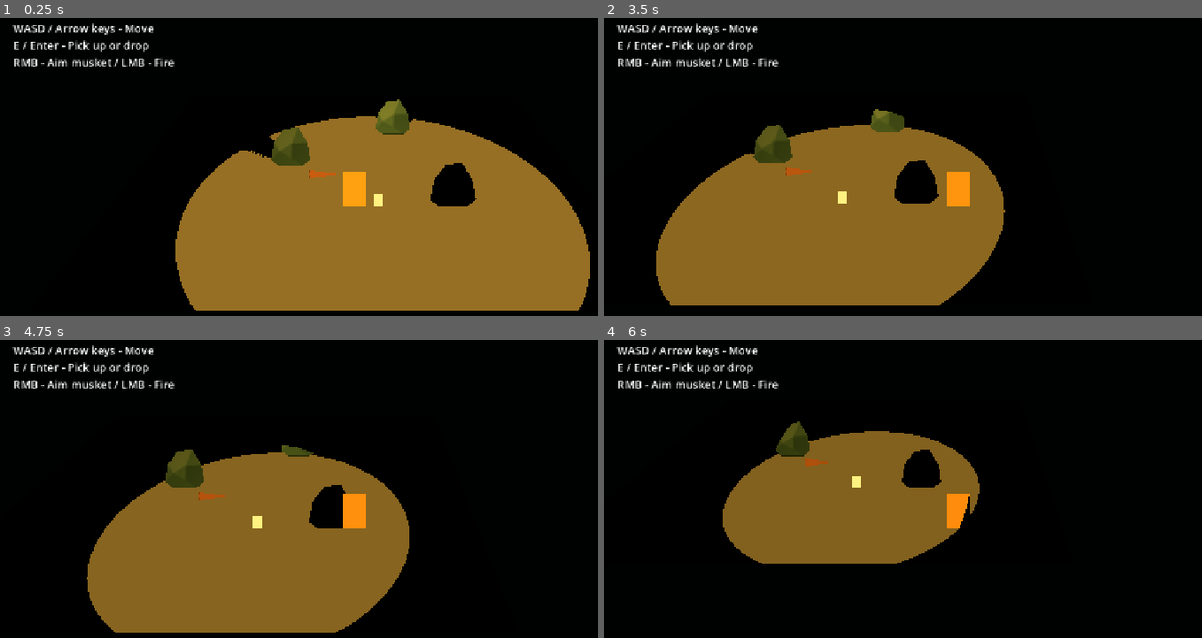
Above: before the commit, frames 1-4 (two rows, left to right).
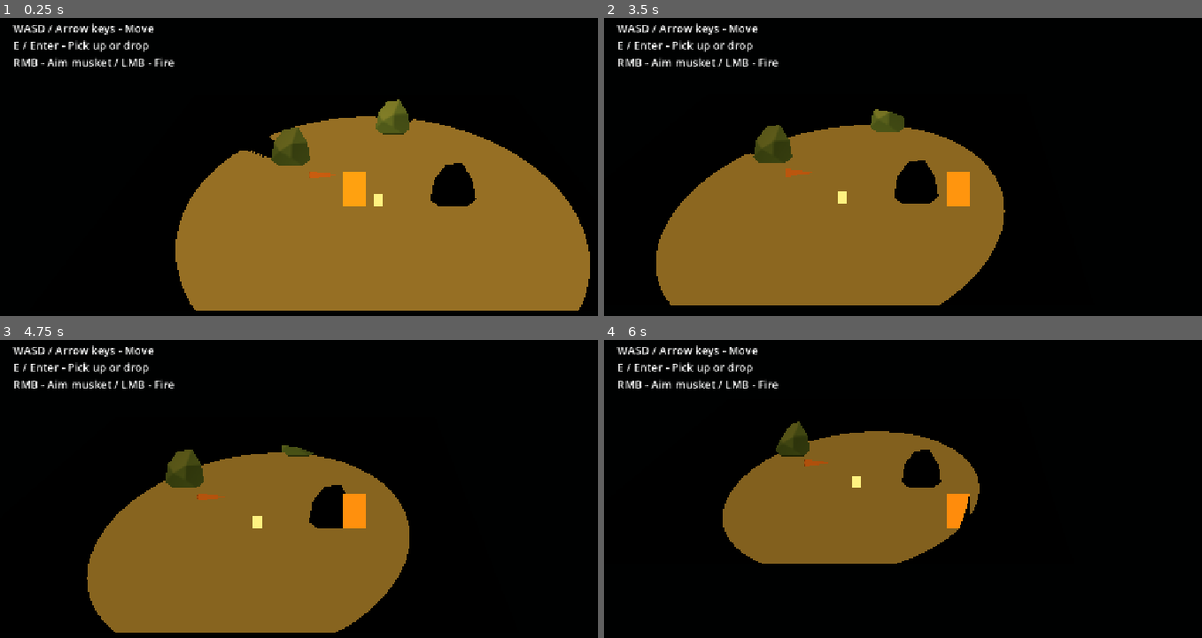
Above: after the commit, the same moments.

Repository: martindzejky/ld60
Game: Godot game, scene res://scenes/main.tscn
The game is run twice, just before and just after one commit, with the same random seed, the same clock (stepped at 60 frames per second) and the same inputs.
Inputs (mouse positions are in pixels of both pictures, inside the frame that each line leads up to):
- Up to frame 1 (0.25 s): no input
- Up to frame 2 (3.5 s): move the mouse to (1112, 187) at 0.52 s; press the mouse at (1112, 187) at 0.53 s; hold D (move_right) 0.53-1.28 s; move the mouse to (819, 226) at 1.27 s; release the mouse at (819, 226) at 1.28 s; hold S (move_down) 1.28-2.03 s; right-click (819, 226) at 1.35 s; click (819, 226) at 1.55 s; move the mouse to (1028, 119) at 2.02 s; hold D (move_right) 2.03-2.78 s; hold Shift (dash) 2.03-2.78 s; click (1028, 119) at 2.3 s; move the mouse to (920, 289) at 2.77 s; hold W (move_up) from 2.78 s (still down); click (920, 289) at 2.85 s
- Up to frame 3 (4.75 s): move the mouse to (568, 590) at 3.52 s; release W (move_up) at 3.53 s; hold E (interact) 3.53-4.28 s; hold A (move_left) from 3.53 s (still down); click (568, 590) at 3.8 s; move the mouse to (143, 471) at 4.27 s; click (143, 471) at 4.35 s
- Up to frame 4 (6 s): move the mouse to (992, 530) at 5.02 s; release A (move_left) at 5.03 s; hold S (move_down) 5.03-5.78 s; hold Right mouse button (aim_musket) 5.03-5.78 s; click (992, 530) at 5.3 s; move the mouse to (849, 429) at 5.77 s; hold D (move_right) from 5.78 s (still down); tap Shift (dash) at 5.85 s

The runs differ from the first frame. In frame 1, less than 0.1% of the frame differs, in the area x 51-57%, y 51-54%; in frame 2, less than 0.1%, in the area x 30-35%, y 50-54%; in frame 3, less than 0.1%; in frame 4, less than 0.1%.

Commit message:
Musket hitscan and shot effects

Diff:
--- /dev/null
+++ b/effects/musket_smoke.tscn
@@ -0,0 +1,47 @@
+[gd_scene format=3]
+
+[ext_resource type="Texture2D" path="res://sprites/smoke.svg" id="1"]
+
+[sub_resource type="StandardMaterial3D" id="material"]
+transparency = 1
+shading_mode = 0
+vertex_color_use_as_albedo = true
+albedo_texture = ExtResource("1")
+billboard_mode = 3
+billboard_keep_scale = true
+
+[sub_resource type="QuadMesh" id="sprite"]
+material = SubResource("material")
+size = Vector2(0.4, 0.4)
+
+[sub_resource type="Gradient" id="fade"]
+colors = PackedColorArray(0.65, 0.65, 0.65, 0.45, 0.4, 0.4, 0.4, 0)
+
+[sub_resource type="Curve" id="growth"]
+min_value = 0.0
+max_value = 2.0
+_data = [Vector2(0, 0.4), 0.0, 0.0, 0, 0, Vector2(1, 1.6), 0.0, 0.0, 0, 0]
+point_count = 2
+
+[node name="musket_smoke" type="CPUParticles3D"]
+cast_shadow = 0
+amount = 18
+lifetime = 1.6
+one_shot = true
+explosiveness = 1.0
+randomness = 0.3
+local_coords = false
+mesh = SubResource("sprite")
+emission_shape = 1
+emission_sphere_radius = 0.12
+direction = Vector3(0, 1, 0)
+spread = 45.0
+gravity = Vector3(0, 0.15, 0)
+initial_velocity_min = 0.3
+initial_velocity_max = 0.7
+scale_amount_min = 0.7
+scale_amount_max = 1.3
+scale_amount_curve = SubResource("growth")
+color_ramp = SubResource("fade")
+
+[connection signal="finished" from="." to="." method="queue_free"]
--- /dev/null
+++ b/effects/muzzle_flash.tscn
@@ -0,0 +1,30 @@
+[gd_scene format=3]
+
+[ext_resource type="Script" path="res://scripts/muzzle_flash.gd" id="1"]
+
+[sub_resource type="Gradient" id="color"]
+colors = PackedColorArray(1, 0.8, 0.35, 1, 1, 0.8, 0.35, 1)
+
+[sub_resource type="GradientTexture2D" id="texture"]
+gradient = SubResource("color")
+width = 1
+height = 1
+
+[node name="muzzle_flash" type="Node3D" node_paths=PackedStringArray("beam", "light")]
+script = ExtResource("1")
+beam = NodePath("beam")
+light = NodePath("light")
+
+[node name="beam" type="Sprite3D" parent="."]
+cast_shadow = 0
+pixel_size = 1.0
+texture = SubResource("texture")
+
+[node name="light" type="OmniLight3D" parent="."]
+light_color = Color(1, 0.85, 0.55, 1)
+light_energy = 5.0
+light_specular = 0.0
+shadow_enabled = true
+shadow_blur = 0.0
+omni_range = 9.0
+omni_attenuation = 0.0
--- a/objects/musket.tscn
+++ b/objects/musket.tscn
@@ -4,24 +4,33 @@
 [ext_resource type="Script" path="res://scripts/camera_facing.gd" id="2"]
 [ext_resource type="Texture2D" path="res://sprites/musket.svg" id="3"]
 [ext_resource type="Shader" path="res://shaders/sprite_lighting.gdshader" id="4"]
+[ext_resource type="PackedScene" path="res://effects/muzzle_flash.tscn" id="5"]
+[ext_resource type="PackedScene" path="res://effects/musket_smoke.tscn" id="6"]
 
 [sub_resource type="ShaderMaterial" id="material"]
 shader = ExtResource("4")
 shader_parameter/sprite_texture = ExtResource("3")
 shader_parameter/omnidirectional = true
 
-[node name="musket" type="Node3D" node_paths=PackedStringArray("sprite", "visuals")]
+[node name="musket" type="Node3D" node_paths=PackedStringArray("sprite", "visuals", "muzzle")]
 script = ExtResource("1")
 sprite = NodePath("visuals/sprite")
 visuals = NodePath("visuals")
+muzzle = NodePath("visuals/sprite/muzzle")
+flash_scene = ExtResource("5")
+smoke_scene = ExtResource("6")
 
 [node name="visuals" type="Node3D" parent="."]
+position = Vector3(0, 0.18, 0)
 script = ExtResource("2")
 
 [node name="sprite" type="Sprite3D" parent="visuals"]
 cast_shadow = 0
 material_override = SubResource("material")
 pixel_size = 0.015
-offset = Vector2(48, 12)
+offset = Vector2(48, 0)
 alpha_cut = 1
 texture = ExtResource("3")
+
+[node name="muzzle" type="Marker3D" parent="visuals/sprite"]
+position = Vector3(1.44, 0, 0)
--- a/scripts/musket.gd
+++ b/scripts/musket.gd
@@ -3,9 +3,15 @@
 
 signal equipped
 signal aiming_changed(aiming: bool)
+signal fired(hit: Dictionary)
 
 @export var sprite: Sprite3D
 @export var visuals: CameraFacing
+@export var muzzle: Marker3D
+@export var flash_scene: PackedScene
+@export var smoke_scene: PackedScene
+@export var shot_range: float = 30.0
+@export var ray_height: float = 0.1
 
 var is_owned: bool = false
 var is_aiming: bool = false
@@ -33,6 +39,27 @@
   sprite.rotation.z = Vector2(direction.x * mirror, -direction.y).angle()
 
 
-func fire() -> void:
-  if is_aiming:
-    print('Musket fired')
+func fire(origin: Vector3, target: Vector3, excluded_body: RID) -> Dictionary:
+  if not is_aiming:
+    return {}
+  var direction := Vector3(target.x - origin.x, 0.0, target.z - origin.z)
+  if direction.is_zero_approx():
+    return {}
+
+  var start := origin + Vector3.UP * ray_height
+  var end := start + direction.normalized() * minf(direction.length(), shot_range)
+  var query := PhysicsRayQueryParameters3D.create(start, end, 1, [excluded_body])
+  var hit := get_world_3d().direct_space_state.intersect_ray(query)
+  if not hit.is_empty():
+    end = hit.position
+
+  var flash := flash_scene.instantiate() as MuzzleFlash
+  get_tree().current_scene.add_child(flash)
+  flash.play(muzzle.global_position, end)
+  var smoke := smoke_scene.instantiate() as CPUParticles3D
+  smoke.top_level = true
+  smoke.position = muzzle.global_position
+  get_tree().current_scene.add_child(smoke)
+  print('Musket fired: ', hit.get('collider', 'miss'))
+  fired.emit(hit)
+  return hit
--- /dev/null
+++ b/scripts/muzzle_flash.gd
@@ -0,0 +1,22 @@
+class_name MuzzleFlash
+extends Node3D
+
+@export var beam: Sprite3D
+@export var light: OmniLight3D
+@export var duration: float = 0.1
+@export var width: float = 0.035
+
+
+func play(start: Vector3, end: Vector3) -> void:
+  global_position = start
+  var direction := start.direction_to(end)
+  var camera := get_viewport().get_camera_3d()
+  var side := camera.global_basis.z.cross(direction).normalized()
+  beam.global_position = (start + end) * 0.5
+  beam.global_basis = Basis(direction, side, direction.cross(side)).scaled_local(
+    Vector3(start.distance_to(end), width, 1.0)
+  )
+  var tween := create_tween().set_parallel(true)
+  tween.tween_property(light, 'light_energy', 0.0, duration)
+  tween.tween_property(beam, 'modulate:a', 0.0, duration)
+  tween.chain().tween_callback(queue_free)
--- a/scripts/player.gd
+++ b/scripts/player.gd
@@ -21,6 +21,7 @@
 var _recovery_timer: Timer = Timer.new()
 var _cooldown_timer: Timer = Timer.new()
 var _item_parent: Node
+var _shot_requested: bool = false
 
 
 func _ready() -> void:
@@ -55,8 +56,7 @@
   elif event.is_action_pressed('wind_lantern') and lantern.is_carried:
     lantern.charge()
   elif event.is_action_pressed('fire_musket'):
-    _update_equipment()
-    musket.fire()
+    _shot_requested = _aiming_requested()
   elif event.is_action_pressed('dash'):
     _dash()
   else:
@@ -131,6 +131,17 @@
     velocity = Vector3(direction.x, 0.0, direction.y) * speed
 
   move_and_slide()
+  if _shot_requested:
+    _shot_requested = false
+    _update_equipment()
+    if musket.is_aiming:
+      var camera := get_viewport().get_camera_3d()
+      var mouse := get_viewport().get_mouse_position()
+      var target: Variant = Plane(Vector3.UP).intersects_ray(
+        camera.project_ray_origin(mouse), camera.project_ray_normal(mouse)
+      )
+      if target != null:
+        musket.fire(global_position, target, get_rid())
 
 
 func _on_dash_timer_timeout() -> void:
--- /dev/null
+++ b/sprites/smoke.svg
@@ -0,0 +1,3 @@
+<svg xmlns="http://www.w3.org/2000/svg" width="64" height="64" viewBox="0 0 64 64">
+  <circle cx="32" cy="32" r="30" fill="white"/>
+</svg>
Not shown, added: scripts/muzzle_flash.gd.uid
Not shown, added: sprites/smoke.svg.import
